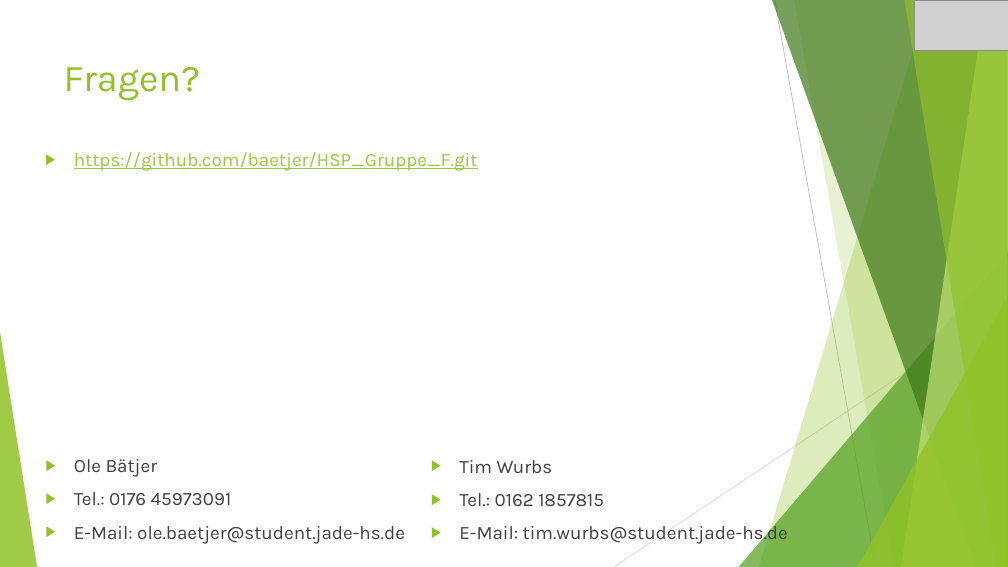
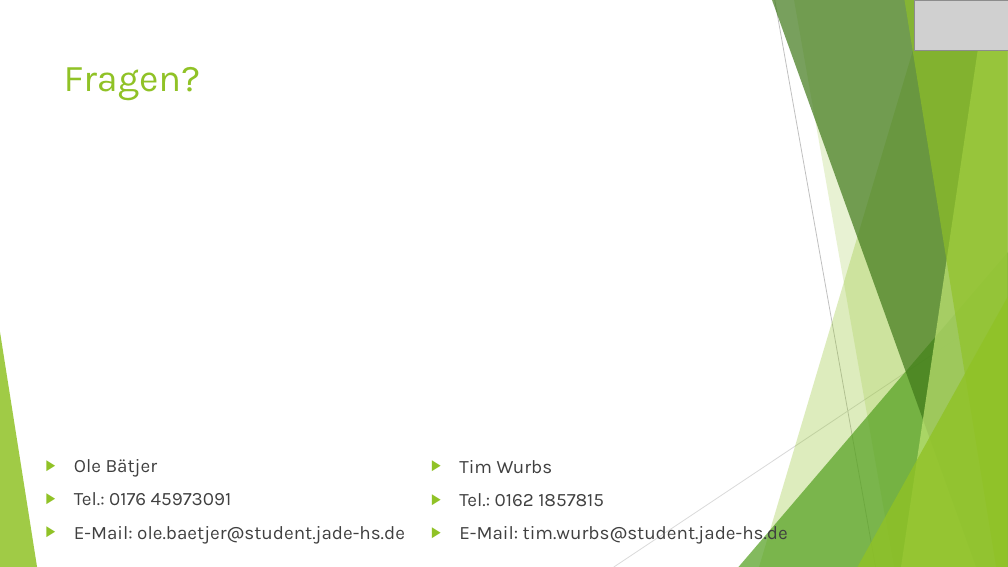
Before and after one commit to baetjer/HSP_GruppeF_Sprint1, a slide deck: slide 6 of Sprint 3/Abgabe-Dateien/Unternehmen_Präsentation.pptx. Drawn at 1008x567 pixels with LibreOffice and Linux fonts; fonts in the diff are those of the drawing; grey boxes stand for pictures. Boxes give left, top, right and bottom in pixels: in the first picture for what was removed or moved away, otherwise in the second. Text is boxed around its words. In the diff, an @@ line names an element or a change of style, - is before the commit and + after.

```diff
--- a/Sprint 3/Abgabe-Dateien/Unternehmen_Präsentation.pptx
+++ b/Sprint 3/Abgabe-Dateien/Unternehmen_Präsentation.pptx
@@ text removed at (x1=74, y1=152, x2=478, y2=171) @@
-▶ https://github.com/baetjer/HSP_Gruppe_F.git
```
Also in this commit, not shown: 1 other slide changed.
